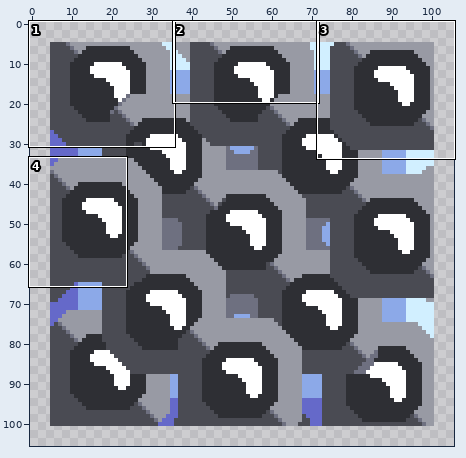
Edited in one commit: pixel-art file (GFX/compound-eye.ase). Above, an overview of the earlier version with the close-up marked.
Close-up. Before:
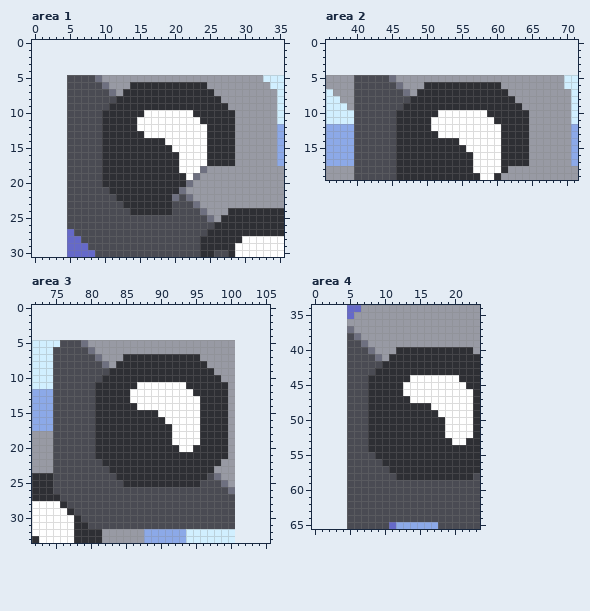
96x96 pixels, 1 frame. Shown: area 1: x 0..35, y 0..30; area 2: x 36..71, y 0..19; area 3: x 72..105, y 0..33; area 4: x 0..23, y 34..65. The old version is drawn lined up with the new one, on the new canvas. The commit also changed other parts of the picture, which this record leaves out.
New version:
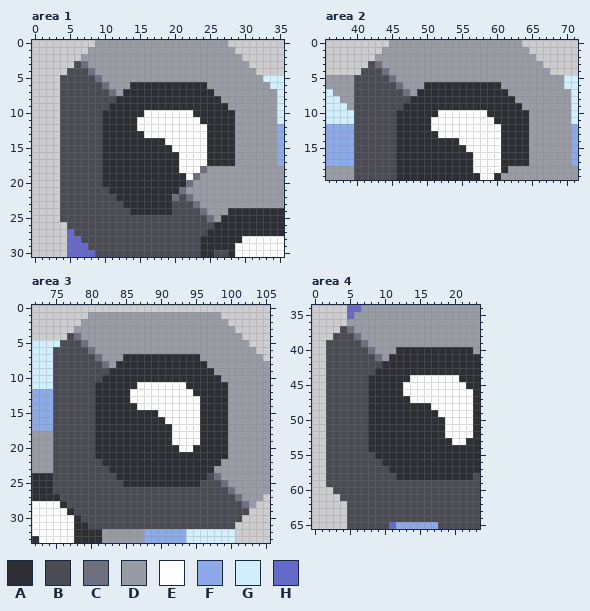
Palette (. is transparent): A #2e2f34  B #4a4b53  C #6e7080  D #989aa4  E #ffffff  F #8ca9e8  G #d1efff  H #6569c9
Difference:
canvas 96x96 -> 106x106, the old top-left corner now at 5,5
Area 1:
y 0: x 9..27 ................... -> DDDDDDDDDDDDDDDDDDD
y 1: x 8..28 ..................... -> DDDDDDDDDDDDDDDDDDDDD
y 2: x 7..29 ....................... -> DDDDDDDDDDDDDDDDDDDDDDD
y 3: x 6..30 ......................... -> BCDDDDDDDDDDDDDDDDDDDDDDD
y 4: x 5..31 ........................... -> BBBCDDDDDDDDDDDDDDDDDDDDDDD
y 5..25: x 4 . -> B
Area 2:
y 0: x 45..63 ................... -> DDDDDDDDDDDDDDDDDDD
y 1: x 44..64 ..................... -> DDDDDDDDDDDDDDDDDDDDD
y 2: x 43..65 ....................... -> DDDDDDDDDDDDDDDDDDDDDDD
y 3: x 42..66 ......................... -> BCDDDDDDDDDDDDDDDDDDDDDDD
y 4: x 41..67 ........................... -> BBBCDDDDDDDDDDDDDDDDDDDDDDD
Area 3:
y 1: x 80..98 ................... -> DDDDDDDDDDDDDDDDDDD
y 2: x 79..99 ..................... -> DDDDDDDDDDDDDDDDDDDDD
y 3: x 78..100 ....................... -> DDDDDDDDDDDDDDDDDDDDDDD
y 4: x 77..101 ......................... -> BCDDDDDDDDDDDDDDDDDDDDDDD
y 5: x 101..102 .. -> DD
y 6: x 101..103 ... -> DDD
y 7: x 101..104 .... -> DDDD
y 8..26: x 101..105 ..... -> DDDDD
y 27: x 101..104 .... -> CDDD
y 28: x 101..103 ... -> BCD
y 29: x 101..102 .. -> BB
y 30: x 101 . -> B
Area 4:
y 37: x 4 . -> B
y 38: x 3..4 .. -> BB
y 39..59: x 2..4 ... -> BBB
y 60: x 3..4 .. -> BB
y 61: x 4 . -> B
